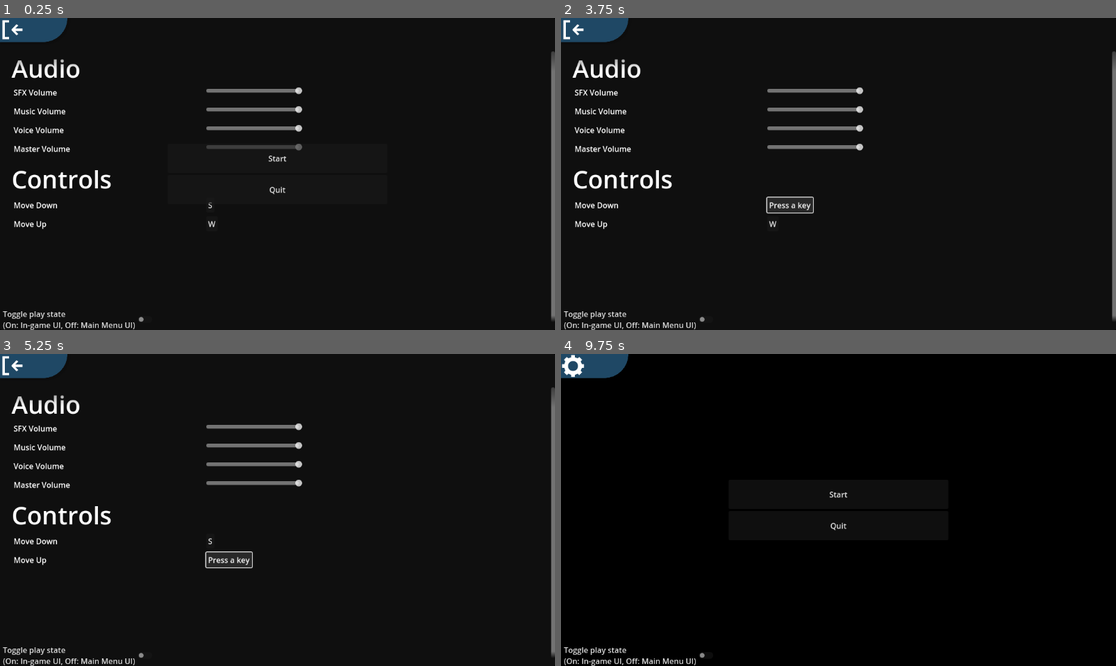
Above: before the commit, frames 1-4 (two rows, left to right).
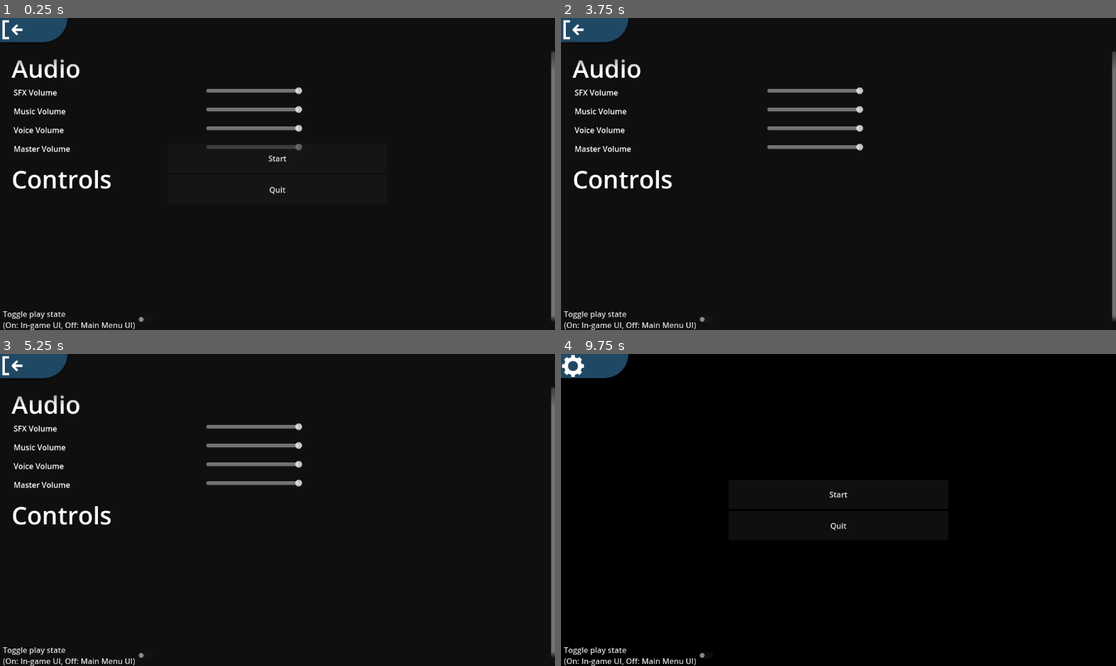
Above: after the commit, the same moments.

Repository: avetharun/GodotGameJam6-14
Game: Godot game, scene res://Scenes/Menu.tscn
The game is run twice, just before and just after one commit, with the same random seed, the same clock (stepped at 60 frames per second) and the same inputs.
Inputs (mouse positions are in pixels of both pictures, inside the frame that each line leads up to):
- Up to frame 1 (0.25 s): no input
- Up to frame 2 (3.75 s): click "Start" at 0.5 s; click "Start" at 1.25 s; click (594, 30) at 2 s; click (594, 30) at 2.75 s; click (771, 205) at 3.5 s, where only the run before the commit has a clickable "S"
- Up to frame 3 (5.25 s): click (227, 541) at 4.25 s, where only the run before the commit has a clickable "Press a key"; click (210, 559) at 5 s, where only the run before the commit has a clickable "W"
- Up to frame 4 (9.75 s): click (788, 559) at 5.75 s, where only the run before the commit has a clickable "Press a key"; click (771, 541) at 6.5 s, where only the run before the commit has a clickable "S"; click (788, 541) at 7.25 s, where only the run before the commit has a clickable "Press a key"; click (771, 559) at 8 s, where only the run before the commit has a clickable "W"; click (788, 559) at 8.75 s, where only the run before the commit has a clickable "Press a key"; click (594, 366) at 9.5 s

The runs differ from the first frame. In frame 1, 0.2% of the frame differs, in the area x 2-39%, y 59-68%; in frame 2, 0.7%, in the area x 2-46%, y 57-68%; in frame 3, 0.6%; in frame 4, nothing differs.

Commit message:
Add hidden enum instead of string checks

Diff:
--- a/Scenes/SettingsMenu.gd
+++ b/Scenes/SettingsMenu.gd
@@ -6,7 +6,7 @@
 @export var RootSettingsContainer : BoxContainer
 
 func AddSettingsObject(value : SettingsValue):
-	if (value.Name.begins_with("HIDDEN") || value.Name.substr(1).begins_with("HIDDEN")): # ! If we want to hide settings, we can. IE for WIP things like controls!
+	if (value.State == "Hidden"): # ! If we want to hide settings, we can. IE for WIP things like controls!
 		return
 	var AddedIndex = -1;
 	for label in SettingsLabels.duplicate(): # * We don't actually want to modify the base settings object!!!
--- a/Scripts/SettingsValue.gd
+++ b/Scripts/SettingsValue.gd
@@ -1,6 +1,7 @@
 class_name SettingsValue extends Resource
 
 @export_enum("Slider Zero to One", "Keybind") var Type : String
+@export_enum("Hidden", "Visible") var State : String = "Visible"
 @export var DefaultValue : String
 @export var Name : String
 # INTERNAL: Generates the required input node for the type of settings
--- a/SettingsBase_Resource.tres
+++ b/SettingsBase_Resource.tres
@@ -6,36 +6,42 @@
 [sub_resource type="Resource" id="Resource_bdjrb"]
 script = ExtResource("1_qocur")
 Type = "Slider Zero to One"
+State = ""
 DefaultValue = "1"
 Name = "[Audio] Master Volume"
 
 [sub_resource type="Resource" id="Resource_yh84j"]
 script = ExtResource("1_qocur")
 Type = "Slider Zero to One"
+State = ""
 DefaultValue = "1"
 Name = "[Audio] Voice Volume"
 
 [sub_resource type="Resource" id="Resource_u3yab"]
 script = ExtResource("1_qocur")
 Type = "Slider Zero to One"
+State = ""
 DefaultValue = "1"
 Name = "[Audio] Music Volume"
 
 [sub_resource type="Resource" id="Resource_yt170"]
 script = ExtResource("1_qocur")
 Type = "Slider Zero to One"
+State = ""
 DefaultValue = "1"
 Name = "[Audio] SFX Volume"
 
 [sub_resource type="Resource" id="Resource_3e386"]
 script = ExtResource("1_qocur")
 Type = "Keybind"
+State = "Hidden"
 DefaultValue = "W"
 Name = "[Controls] Move Up"
 
 [sub_resource type="Resource" id="Resource_0o5fy"]
 script = ExtResource("1_qocur")
 Type = "Keybind"
+State = "Hidden"
 DefaultValue = "S"
 Name = "[Controls] Move Down"
 
